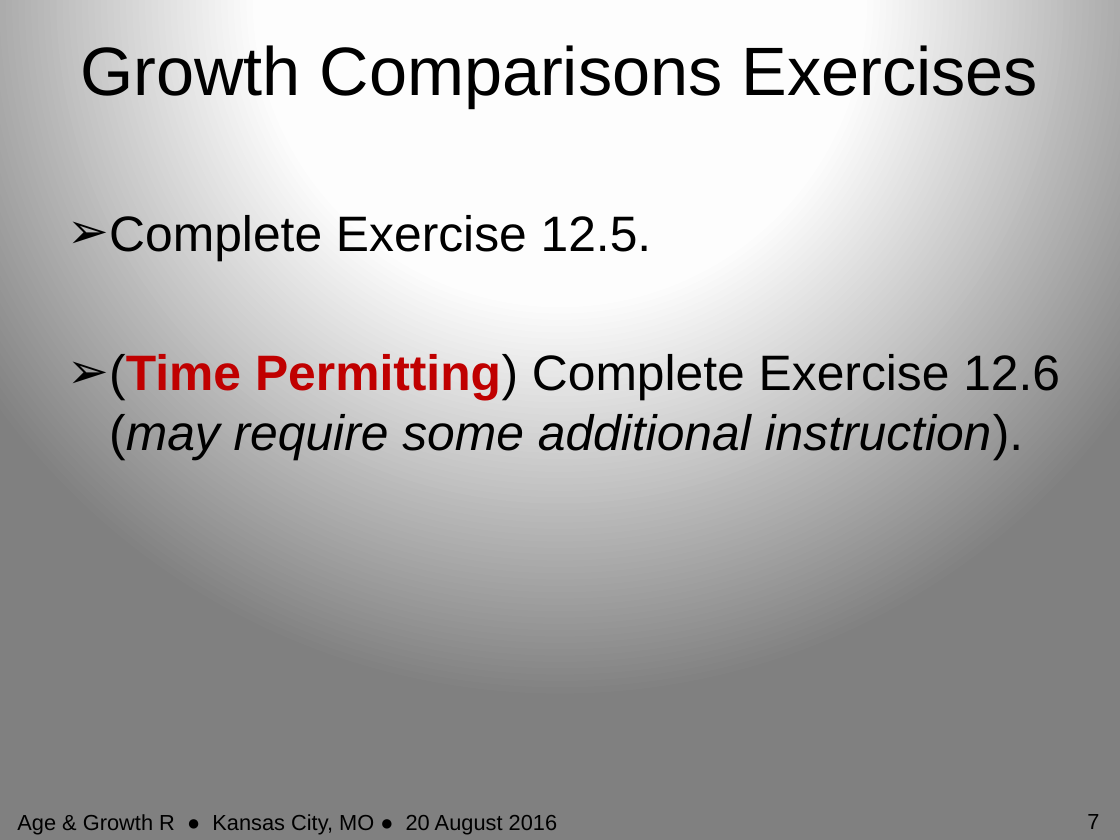
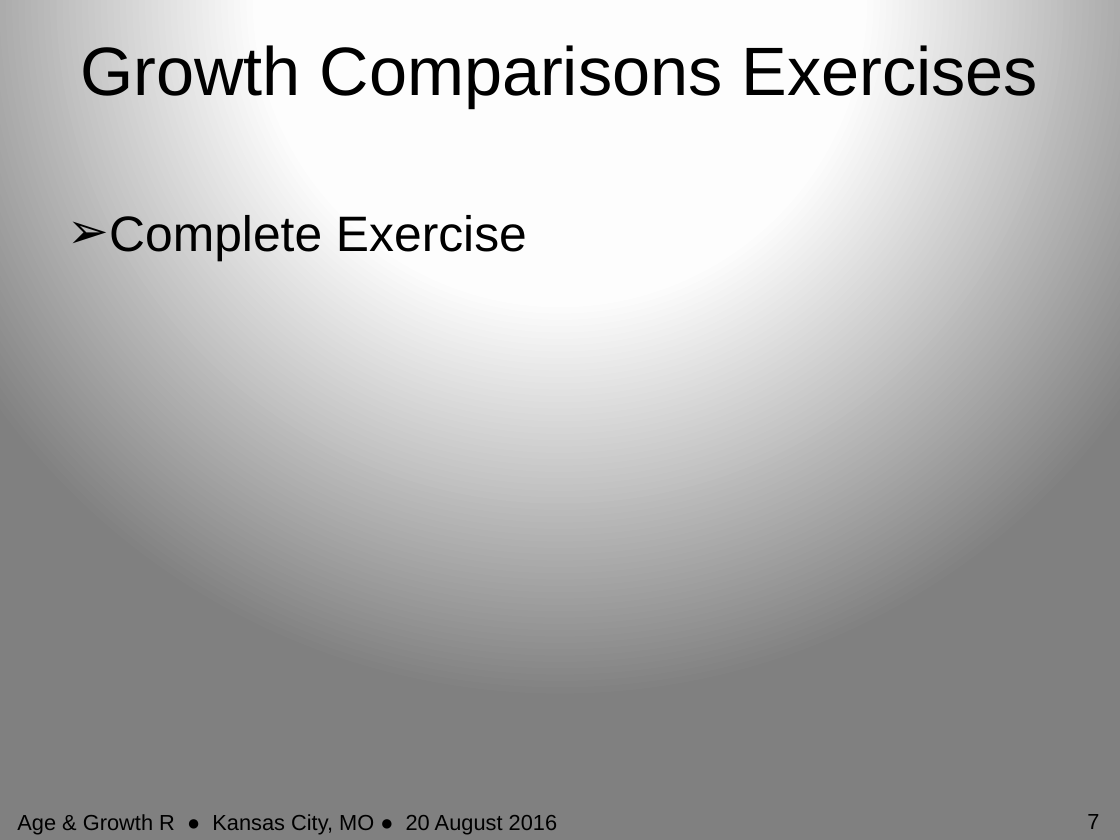
Before and after one commit to anhnguyendepocen/RCourseKC2016, a slide deck: slide 7 of Slides/Growth_Comparison.pptx. Drawn at 1120x840 pixels with LibreOffice and Linux fonts; fonts in the diff are those of the drawing. Boxes give left, top, right and bottom in pixels: in the first picture for what was removed or moved away, otherwise in the second. Text is boxed around its words. In the diff, an @@ line names an element or a change of style, - is before the commit and + after.

```diff
--- a/Slides/Growth_Comparison.pptx
+++ b/Slides/Growth_Comparison.pptx
@@ text at [109,211,527,261]: text changed @@
-➢ Complete Exercise 12.5.
-➢ (Time Permitting) Complete Exercise 12.6 (may require some additional instruction).
+➢ Complete Exercise
```
Also in this commit, not shown: 3 other slides changed, 1 slide added, 1 slide removed, 23 other files.
